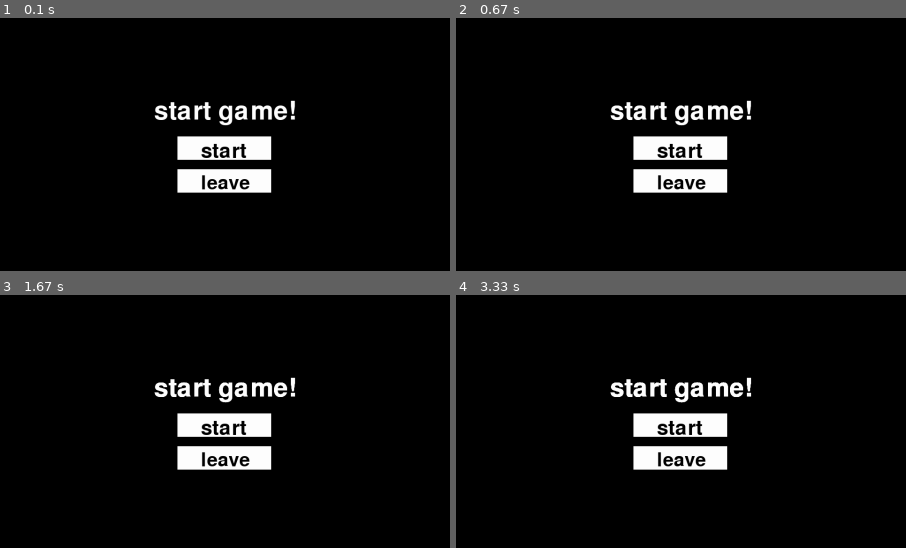
Above: before the commit, frames 1-4 (two rows, left to right).
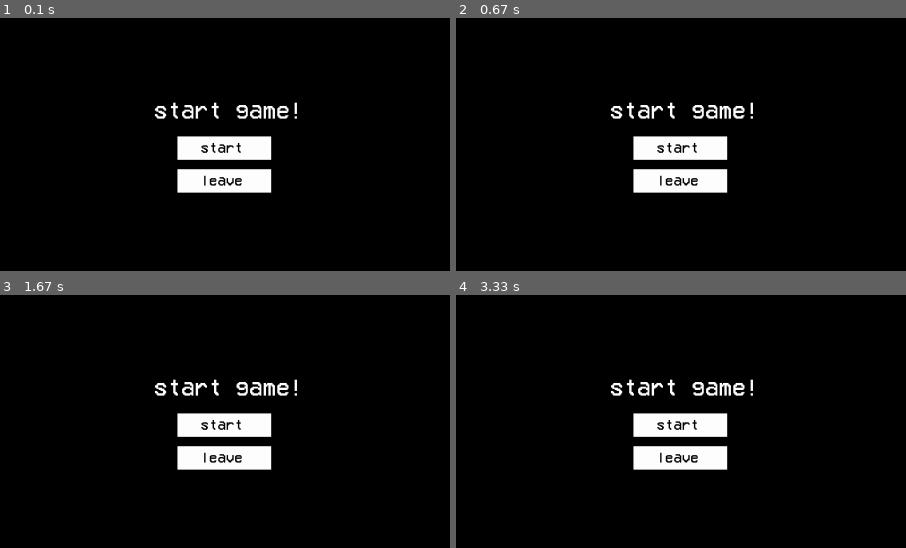
Above: after the commit, the same moments.

Repository: myatnyi/pygame-project
Game: pygame game, started from main.py
Same seed, same stepped clock (60 frames per second), same inputs: the game is played once before the commit and once after it.
Inputs:
- Up to frame 1 (0.1 s): no input
- Up to frame 2 (0.67 s): hold Right from 0.33 s (still down)
- Up to frame 3 (1.67 s): release Right at 0.8 s; hold Up 0.83-1.13 s; hold Right 1.17-1.63 s
- Up to frame 4 (3.33 s): hold Left 1.67-2.2 s; hold Down 2.23-2.53 s; hold Left 2.57-2.97 s; hold Up from 3 s (still down)
The pictures show only the part of the screen within x 25-75%, y 14-64%; the shares and areas given below are measured in that part.

The runs differ from the first frame. In frame 1, 2.1% of the frame differs, in the area x 34-66%, y 32-68%; in frame 2, 2.1%; in frame 3, 2.1%; in frame 4, 2.1%.

Commit message:
шрифты

Diff:
--- a/main.py
+++ b/main.py
@@ -52,16 +52,15 @@
 
 
 def print_text(text, x, y, color, size):
-    font = pygame.font.Font(None, size)
-    pygame.font.Font('cool_font.ttf', 36)
+    font = pygame.font.Font(os.path.join(pathlib.Path(__file__).parent.resolve(), 'data', 'cool_font.ttf'), size)
     need_text = font.render(text, True, pygame.Color(color))
     screen.blit(need_text, (x, y))
 
 
 def start_screen():
-    start_game_btn = Button(200, 50, 850, 400, 'start', MenuSM.START, 65)
-    leave_game_btn = Button(200, 50, 850, 470, 'leave', MenuSM.LEAVE, 60)
-    print_text('start game!', 800, 320, 'white', 80)
+    start_game_btn = Button(200, 50, 850, 400, 'start', MenuSM.START, 30)
+    leave_game_btn = Button(200, 50, 850, 470, 'leave', MenuSM.LEAVE, 30)
+    print_text('start game!', 800, 320, 'white', 50)
     while True:
         for event in pygame.event.get():
             if event.type == pygame.QUIT:
@@ -84,8 +83,8 @@
 SCORE = 0
 def final_screen():
     screen.fill('black')
-    restart_game_btn = Button(200, 50, 850, 500, 'restart', MenuSM.START, 53)
-    leave_game_btn = Button(200, 50, 850, 570, 'leave', MenuSM.LEAVE, 60)
+    restart_game_btn = Button(200, 50, 850, 500, 'restart', MenuSM.START, 30)
+    leave_game_btn = Button(200, 50, 850, 570, 'leave', MenuSM.LEAVE, 30)
     print_text('you lose(', 800, 150, 'white', 120)
     print_text(f'kills: {KILLS}', 840, 260, 'white', 70)
     print_text(f'time: {TIME}', 840, 320, 'white', 70)
@@ -110,7 +109,7 @@
 def game():
     global STATE
     all_sprites = pygame.sprite.Group()
-    font = pygame.font.Font(None, 30)
+    font = pygame.font.Font(os.path.join(pathlib.Path(__file__).parent.resolve(), 'data', 'cool_font.ttf'), 30)
     enemies = pygame.sprite.Group()
     level = Level(screen, 'level1.txt')
     player = Player(screen, 'chr.png', WIDTH // 2, HEIGHT // 2, all_sprites, obstacle_level=level.read_file()[1])
Renamed: cool_font.ttf -> data/cool_font.ttf
